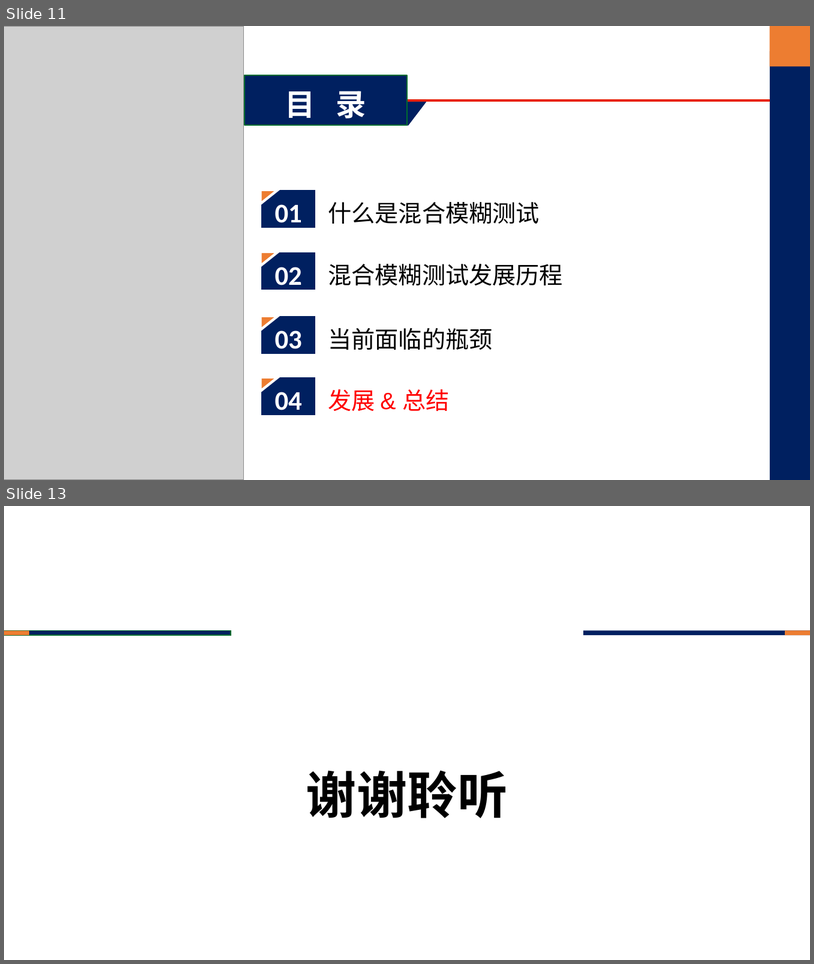
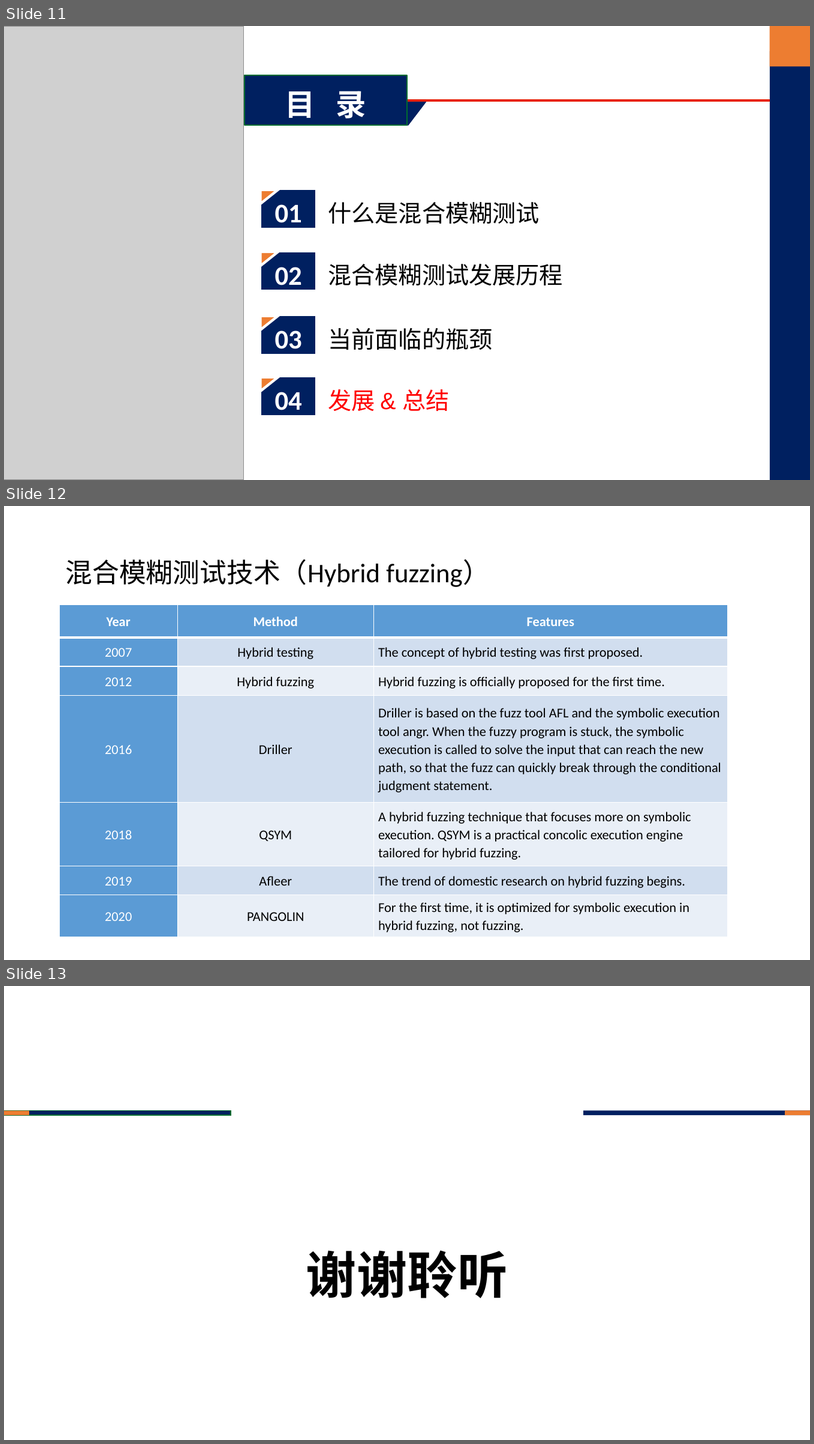
Before and after one commit to WayneDevMaze/Chinese_review_fuzzing, a slide deck: PPT/A Survey of Hybrid Fuzzing based on Symbolic Execution.pptx. Shown one above the other, each under a label of ours: slides 11 and 13 before the commit, slides 11, 12 and 13 after it; the slides between them are not shown. The pictures are 814x964 and 814x1444 pixels, drawn with LibreOffice and Linux fonts; fonts in the diff are those of the drawing; grey boxes stand for pictures; background and template pictures are left out. Boxes give left, top, right and bottom in pixels: in the first picture for what was removed or moved away, otherwise in the second. Text is boxed around its words. In the diff, an @@ line names an element or a change of style, - is before the commit and + after.

Commit message:
update ppt

```diff
--- a/PPT/A Survey of Hybrid Fuzzing based on Symbolic Execution.pptx
+++ b/PPT/A Survey of Hybrid Fuzzing based on Symbolic Execution.pptx
@@ slide 12 added at [4, 506, 810, 960], background #FFFFFF @@
@@ title added at [65, 559, 490, 587], 32 pt, text #000000 @@
+混合模糊测试技术（Hybrid fuzzing）
@@ table added at [60, 604, 728, 937], 7 rows, 3 columns @@
+Year | Method | Features
+2007 | Hybrid testing | The concept of hybrid testing was first proposed.
+2012 | Hybrid fuzzing | Hybrid fuzzing is officially proposed for the first time.
+2016 | Driller | Driller is based on the fuzz tool AFL and the symbolic execution tool angr. When the fuzzy program is stuck, the symbolic execution is called to solve the input that can reach the new path, so that the fuzz can quickly break through the conditional judgment statement.
+2018 | QSYM | A hybrid fuzzing technique that focuses more on symbolic execution. QSYM is a practical concolic execution engine tailored for hybrid fuzzing.
+2019 | Afleer | The trend of domestic research on hybrid fuzzing begins.
+2020 | PANGOLIN | For the first time, it is optimized for symbolic execution in hybrid fuzzing, not fuzzing.
```
Also in this commit, not shown: 1 slide removed, 1 other file.
